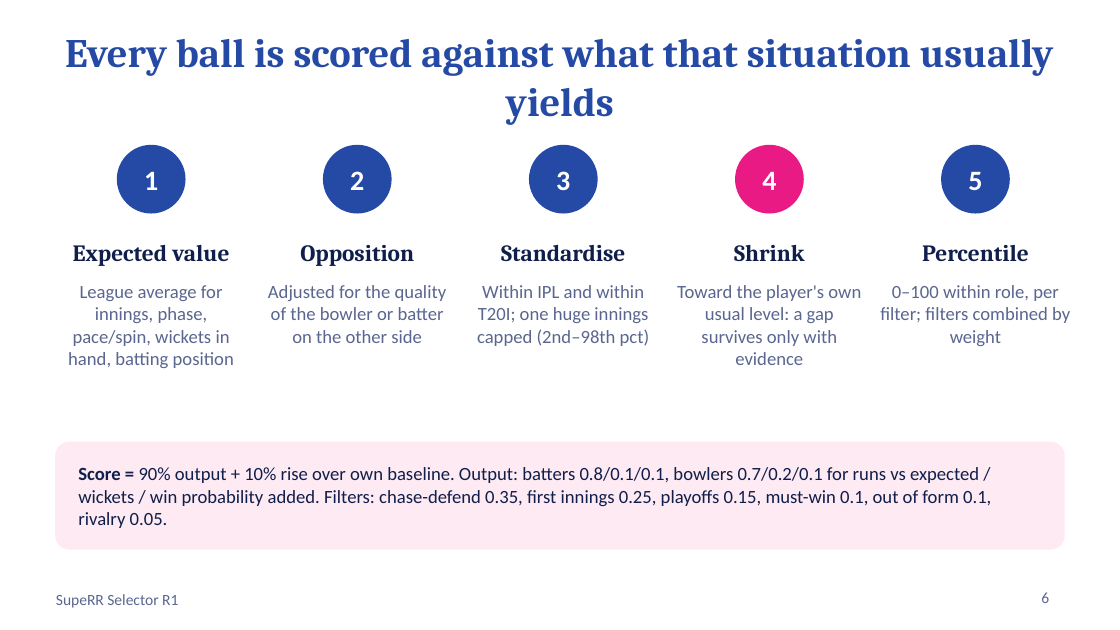
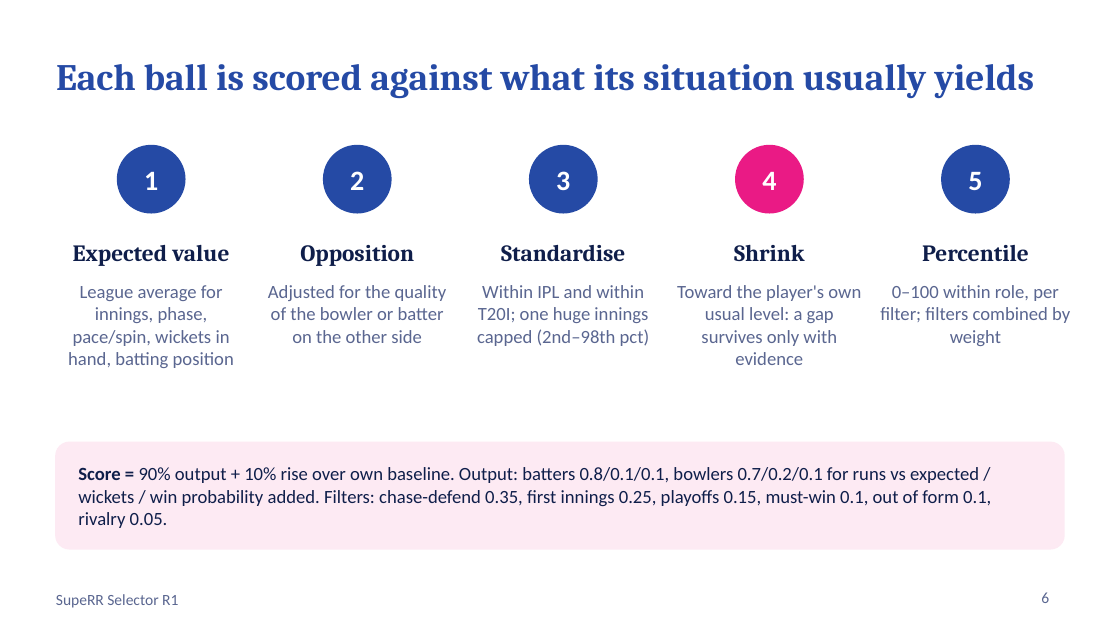
Before and after one commit to GuninderSinghBhatia/superr-selector, a slide deck: slide 6 of reports/SupeRR_Selector_R1.pptx. Drawn at 1120x630 pixels with LibreOffice and Linux fonts; fonts in the diff are those of the drawing. Boxes give left, top, right and bottom in pixels: in the first picture for what was removed or moved away, otherwise in the second. Text is boxed around its words. In the diff, an @@ line names an element or a change of style, - is before the commit and + after.

```diff
--- a/reports/SupeRR_Selector_R1.pptx
+++ b/reports/SupeRR_Selector_R1.pptx
@@ title at [56,64,1035,99]: text changed; size 26 to 24 pt @@
-Every ball is scored against what that situation usually yields
+Each ball is scored against what its situation usually yields
```
Also in this commit, not shown: 11 other slides changed, 2 other files.
